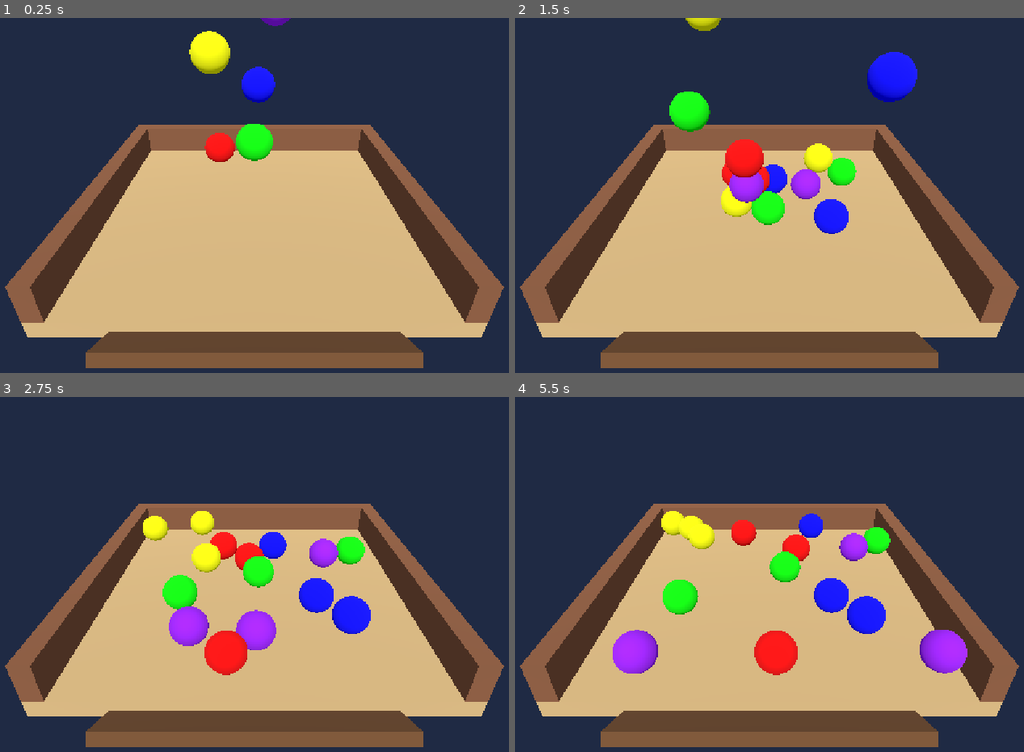
Above: before the commit, frames 1-4 (two rows, left to right).
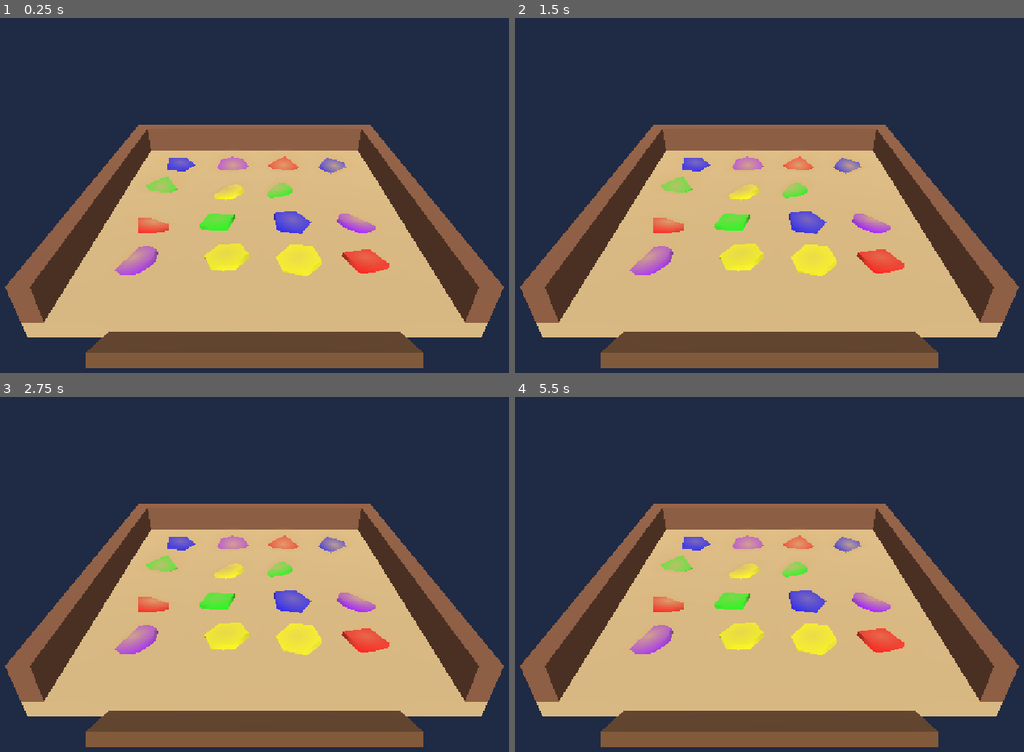
Above: after the commit, the same moments.

Repository: Sivush/DesertProject
Game: Godot game, scene res://1stScene.tscn
The game is run twice, just before and just after one commit, with the same random seed, the same clock (stepped at 60 frames per second) and the same inputs.
Inputs (mouse positions are in pixels of both pictures, inside the frame that each line leads up to):
- Up to frame 1 (0.25 s): no input
- Up to frame 2 (1.5 s): move the mouse to (912, 181) at 0.52 s; click (912, 181) at 0.67 s; move the mouse to (642, 216) at 1.27 s; click (642, 216) at 1.42 s
- Up to frame 3 (2.75 s): move the mouse to (320, 499) at 2.02 s; click (320, 499) at 2.17 s
- Up to frame 4 (5.5 s): move the mouse to (738, 652) at 2.77 s; click (738, 652) at 2.92 s; move the mouse to (962, 634) at 3.52 s; click (962, 634) at 3.67 s; move the mouse to (576, 524) at 4.27 s; click (576, 524) at 4.42 s; move the mouse to (800, 578) at 5.02 s; click (800, 578) at 5.17 s

The runs differ from the first frame. In frame 1, 6.5% of the frame differs, in the area x 22-77%, y 0-73%; in frame 2, 9.4%; in frame 3, 9.8%; in frame 4, 9.9%, in the area x 19-89%, y 32-79%.

Commit message:
Плитки-осколки, копание, пыль и дымка

Diff:
--- a/Item.tscn
+++ b/Item.tscn
@@ -1,13 +1,15 @@
 [gd_scene format=3 uid="uid://b8osgkmy1rb2d"]
 
-[sub_resource type="SphereMesh" id="SphereMesh_ogywu"]
+[sub_resource type="BoxMesh" id="BoxMesh_p1gr0"]
+size = Vector3(1, 0.15, 1)
 
-[sub_resource type="SphereShape3D" id="SphereShape3D_wx3qt"]
+[sub_resource type="BoxShape3D" id="BoxShape3D_7uki8"]
+size = Vector3(1, 0.15, 1)
 
 [node name="RigidBody3D" type="RigidBody3D" unique_id=550193378]
 
 [node name="MeshInstance3D" type="MeshInstance3D" parent="." unique_id=1619026150]
-mesh = SubResource("SphereMesh_ogywu")
+mesh = SubResource("BoxMesh_p1gr0")
 
 [node name="CollisionShape3D" type="CollisionShape3D" parent="." unique_id=1392310729]
-shape = SubResource("SphereShape3D_wx3qt")
+shape = SubResource("BoxShape3D_7uki8")
--- a/main.gd
+++ b/main.gd
@@ -3,6 +3,11 @@
 const ITEM_SCENE = preload("res://Item.tscn")
 const ITEM_COUNT = 15
 const COLORS = [Color.RED, Color.GREEN, Color.BLUE, Color.YELLOW, Color.PURPLE]
+const DIG_HEIGHTS = [0.33, 0.28, 0.24]
+const DIG_TILTS = [0, 10, 15]
+const SEGMENTS = [3, 4, 5, 6, 8]
+
+const COVER_ALPHA = [0.0, 0.5, 0.85]
 
 @onready var shelf = $Shelf
 @onready var result_label = $UI/ResultLabel
@@ -14,6 +19,12 @@
 	shelf.shelf_full.connect(_on_shelf_full)
 	shelf.triple_removed.connect(_on_triple_removed)
 
+	var cells = []
+	for gx in 4:
+		for gz in 4:
+			cells.append(Vector2(-3 + gx * 2, -3 + gz * 2))
+	cells.shuffle()
+
 	for i in ITEM_COUNT:
 		var item = ITEM_SCENE.instantiate()
 
@@ -23,8 +34,20 @@
 		var material = StandardMaterial3D.new()
 		material.albedo_color = COLORS[type]
 		item.get_node("MeshInstance3D").material_override = material
+		item.get_node("MeshInstance3D").mesh = make_shape(type)
 
-		item.position = Vector3(randf_range(-3, 3), 2 + i * 1.1, randf_range(-3, 3))
+		var digs = 1 + randi() % 2
+		item.set_meta("digs", digs)
+		item.freeze = true
+		var cell = cells[i]
+		item.position = Vector3(cell.x + randf_range(-0.3, 0.3), DIG_HEIGHTS[digs], cell.y + randf_range(-0.3, 0.3))
+		item.rotation_degrees = Vector3(0, randf_range(0, 360), DIG_TILTS[digs])
+		var cover = MeshInstance3D.new()
+		cover.name = "Cover"
+		cover.mesh = make_cover(COVER_ALPHA[digs])
+		cover.position = Vector3(0, 0.12, 0)
+		item.add_child(cover)
+
 		add_child(item)
 
 func _on_triple_removed():
@@ -54,5 +77,81 @@
 		if result:
 			var item = result.collider
 			if item is RigidBody3D and not shelf.has_item(item) and not shelf.busy:
-				if not shelf.is_full():
+				if item.get_meta("digs") > 0:
+					dig(item)
+				elif not shelf.is_full():
 					shelf.add_item(item)
+
+func dig(item):
+	spawn_dust(Vector3(item.global_position.x, 0.3, item.global_position.z))
+	var digs = item.get_meta("digs") - 1
+	item.set_meta("digs", digs)
+	var tween = create_tween()
+	tween.set_parallel(true)
+	tween.tween_property(item, "position:y", DIG_HEIGHTS[digs], 0.25)
+	tween.tween_property(item, "rotation_degrees:z", DIG_TILTS[digs], 0.25)
+	var cover = item.get_node("Cover")
+	tween.tween_property(cover.mesh.material, "albedo_color:a", COVER_ALPHA[digs], 0.25)
+
+func make_shape(type):
+	var mesh = CylinderMesh.new()
+	mesh.height = 0.15
+	mesh.top_radius = 0.6
+	mesh.bottom_radius = 0.6
+	mesh.radial_segments = SEGMENTS[type]
+	return mesh
+
+
+func spawn_dust(pos):
+	var dust = CPUParticles3D.new()
+
+	var mesh = SphereMesh.new()
+	mesh.radius = 0.04
+	mesh.height = 0.08
+	var material = StandardMaterial3D.new()
+	material.albedo_color = Color("F5E3B3")
+	material.shading_mode = BaseMaterial3D.SHADING_MODE_UNSHADED
+	mesh.material = material
+	dust.mesh = mesh
+
+	dust.emitting = false
+	dust.amount = 30
+	dust.lifetime = 0.7
+	dust.one_shot = true
+	dust.explosiveness = 1.0
+	dust.direction = Vector3(0, 1, 0)
+	dust.spread = 60
+	dust.initial_velocity_min = 1.5
+	dust.initial_velocity_max = 3.0
+	dust.gravity = Vector3(0, -8, 0)
+	dust.scale_amount_min = 0.6
+	dust.scale_amount_max = 1.4
+
+	add_child(dust)
+	dust.global_position = pos
+	dust.emitting = true
+	get_tree().create_timer(1.0).timeout.connect(dust.queue_free)
+
+
+func make_cover(alpha):
+	var gradient = Gradient.new()
+	gradient.set_color(0, Color(0.85, 0.71, 0.48, 1.0))
+	gradient.set_color(1, Color(0.85, 0.71, 0.48, 0.0))
+
+	var tex = GradientTexture2D.new()
+	tex.gradient = gradient
+	tex.fill = GradientTexture2D.FILL_RADIAL
+	tex.fill_from = Vector2(0.5, 0.5)
+	tex.fill_to = Vector2(1.0, 0.5)
+
+	var material = StandardMaterial3D.new()
+	material.albedo_texture = tex
+	material.albedo_color = Color(1, 1, 1, alpha)
+	material.transparency = BaseMaterial3D.TRANSPARENCY_ALPHA
+	material.shading_mode = BaseMaterial3D.SHADING_MODE_UNSHADED
+
+	var mesh = QuadMesh.new()
+	mesh.size = Vector2(2.2, 2.2)
+	mesh.orientation = PlaneMesh.FACE_Y
+	mesh.material = material
+	return mesh
